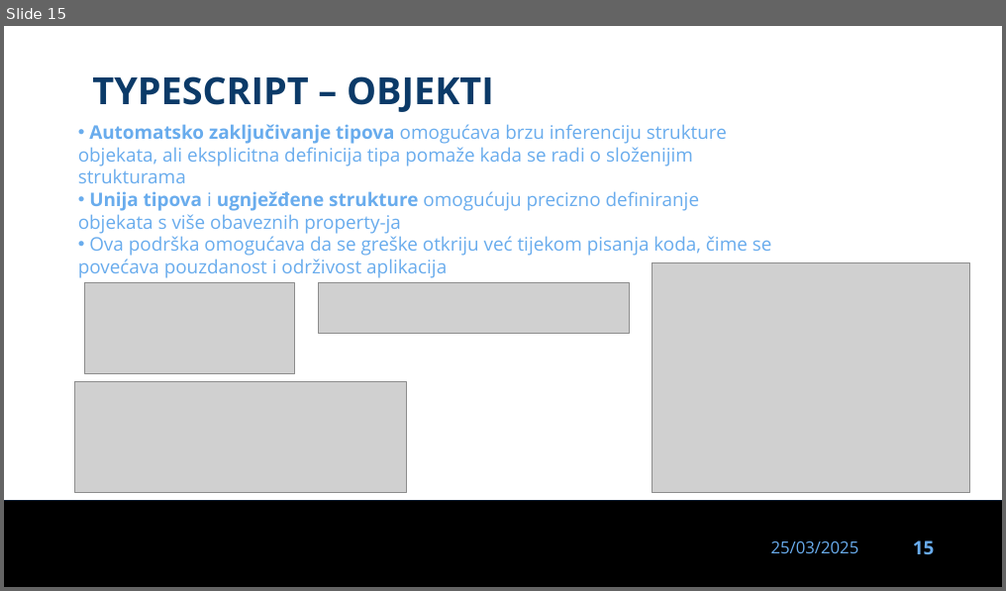
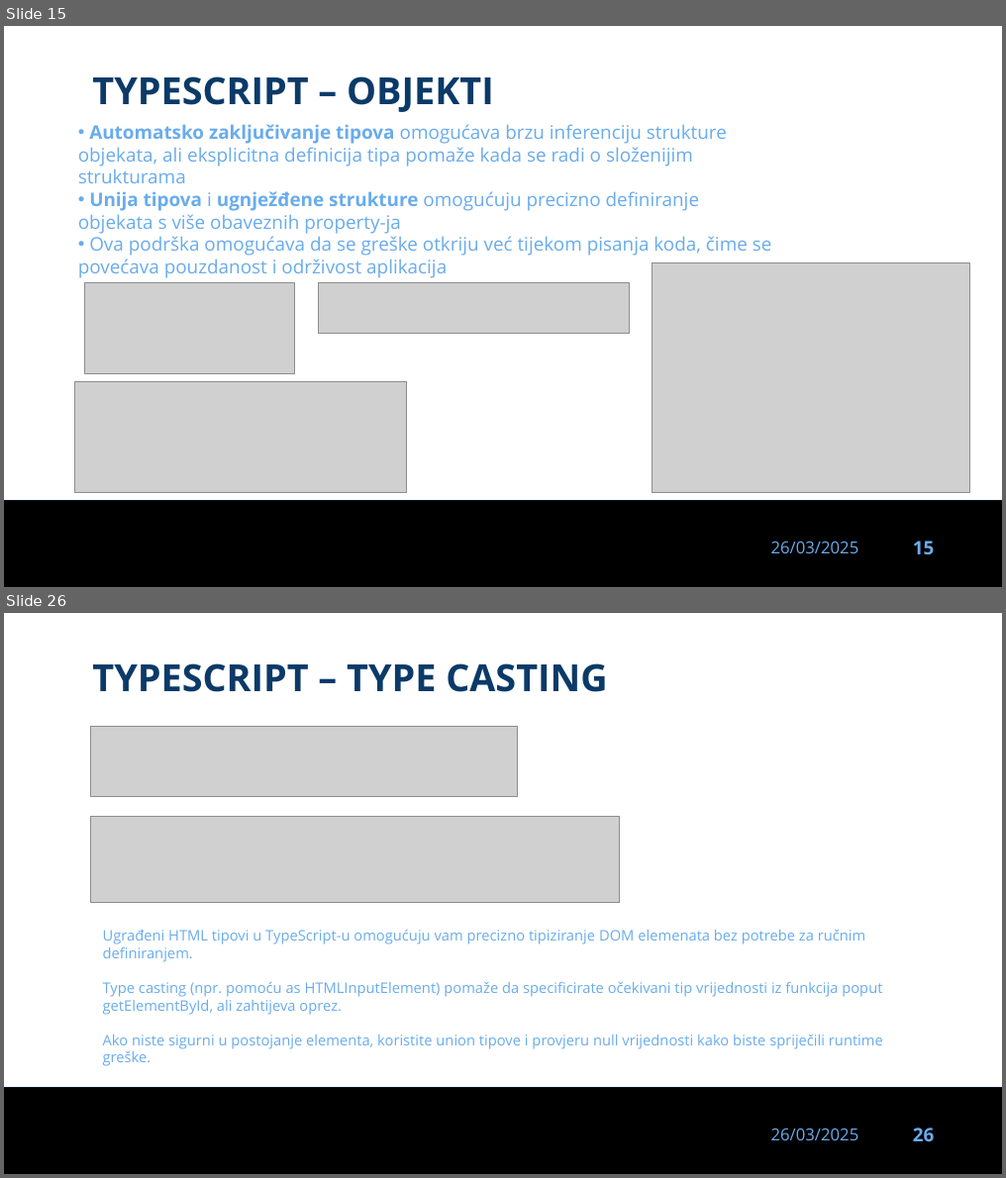
Before and after one commit to dinoDuvnjak/CTK, a slide deck: Bootcamp/typescript/typescript-uvod.pptx. Shown one above the other, each under a label of ours: slide 15 before the commit, slides 15 and 26 after it; the slides between them are not shown. The pictures are 1006x591 and 1006x1178 pixels, drawn with LibreOffice and Linux fonts; fonts in the diff are those of the drawing; grey boxes stand for pictures; background and template pictures are left out. Boxes give left, top, right and bottom in pixels: in the first picture for what was removed or moved away, otherwise in the second. Text is boxed around its words. In the diff, an @@ line names an element or a change of style, - is before the commit and + after.

Commit message:
typescript wip

```diff
--- a/Bootcamp/typescript/typescript-uvod.pptx
+++ b/Bootcamp/typescript/typescript-uvod.pptx
@@ slide 26 added at box(4, 613, 1002, 1174), background #FFFFFF; not listed: 3 template elements that a slide beside it also shows @@
@@ text added at box(92, 663, 607, 692), 36 pt, text #0B3A68, bold @@
+TYPESCRIPT – TYPE CASTING
@@ picture added at box(90, 726, 518, 796) @@
@@ picture added at box(90, 817, 620, 903) @@
@@ text added at box(103, 930, 883, 1066), 14 pt, text #69ACED @@
+Ugrađeni HTML tipovi u TypeScript-u omogućuju vam precizno tipiziranje DOM elemenata bez potrebe za ručnim definiranjem.
+Type casting (npr. pomoću as HTMLInputElement) pomaže da specificirate očekivani tip vrijednosti iz funkcija poput getElementById, ali zahtijeva oprez.
+Ako niste sigurni u postojanje elementa, koristite union tipove i provjeru null vrijednosti kako biste spriječili runtime greške.
@@ slide 15 changed as well @@
@@ text at box(771, 542, 859, 554): text changed @@
-25/03/2025
+26/03/2025
```
Also in this commit, not shown: 14 other slides changed, 13 other slides added, 1 slide removed, 8 other files.
